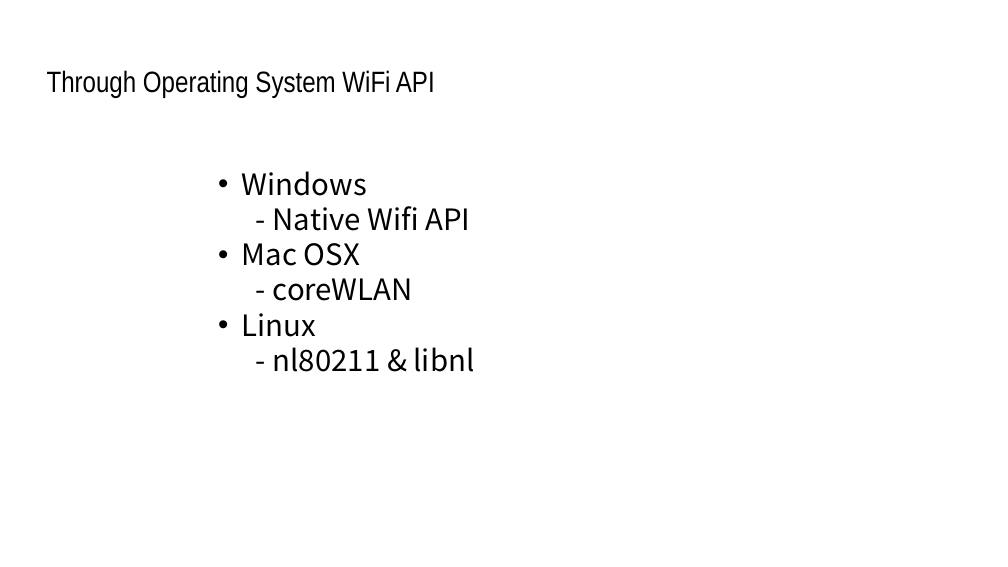
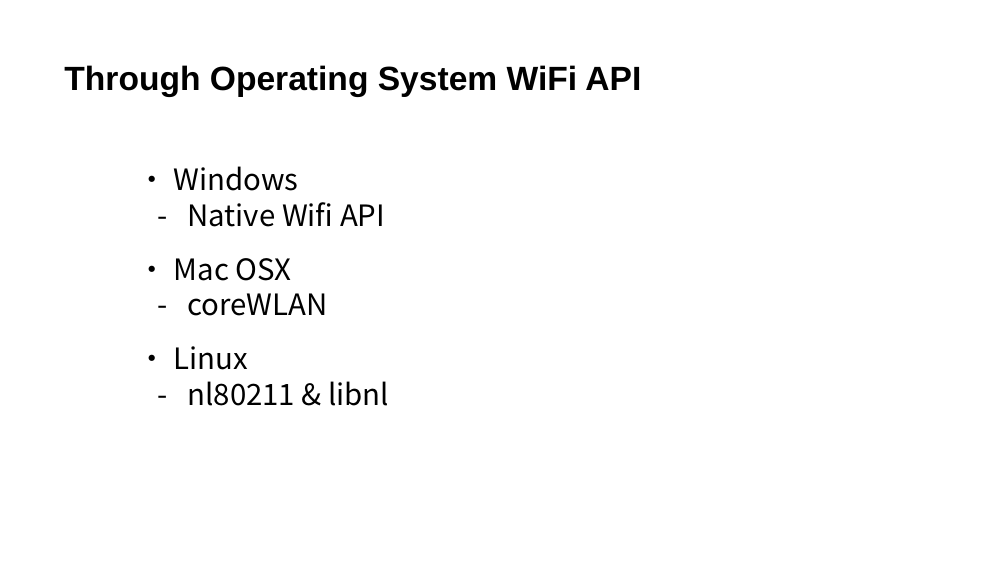
Before and after one commit to JcQSteven/GhostTunnel, a slide deck: slide 14 of Ghost Tunnel.pptx (slide 16 before the commit). Drawn at 1008x567 pixels with LibreOffice and Linux fonts; fonts in the diff are those of the drawing. Boxes give left, top, right and bottom in pixels: in the first picture for what was removed or moved away, otherwise in the second. Text is boxed around its words. In the diff, an @@ line names an element or a change of style, - is before the commit and + after.

```diff
--- a/Ghost Tunnel.pptx
+++ b/Ghost Tunnel.pptx
@@ text "Through Operating System WiFi API": place and size @@
-text "Through Operating System WiFi API" at (47,70,435,97)
+text "Through Operating System WiFi API" at (64,65,641,97)
@@ text "Through Operating System WiFi API" at (64,65,641,97): size 28 to 32 pt, font Arial Narrow to Arial, bold on @@
@@ text "• Windows": place and size @@
-text "• Windows" at (242,171,475,372)
+text "• Windows" at (174,166,389,406)
@@ text at (174,166,299,191): text changed @@
-• Windows
+• Windows
@@ text at (188,202,389,406): list level 2 to 1 in "- Native Wifi API"; list level 2 to 1 in "- coreWLAN"; list level 2 to 1 in "- nl80211 & libnl" @@
@@ text at (174,258,292,281): text changed @@
-• Mac OSX
+• Mac OSX
@@ text at (174,346,248,370): text changed @@
-• Linux
+• Linux
```
Also in this commit, not shown: 17 other slides changed, 3 slides added, 4 slides removed.
